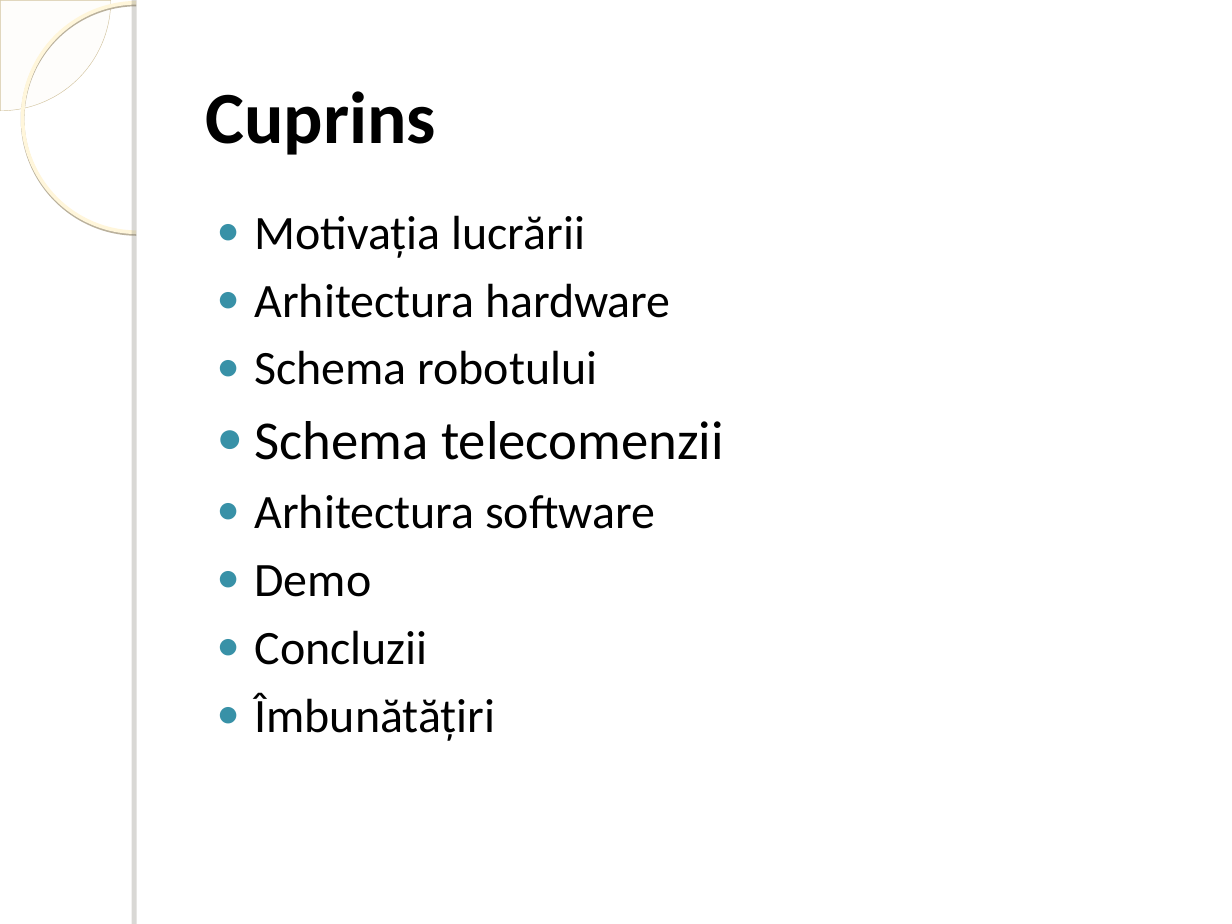
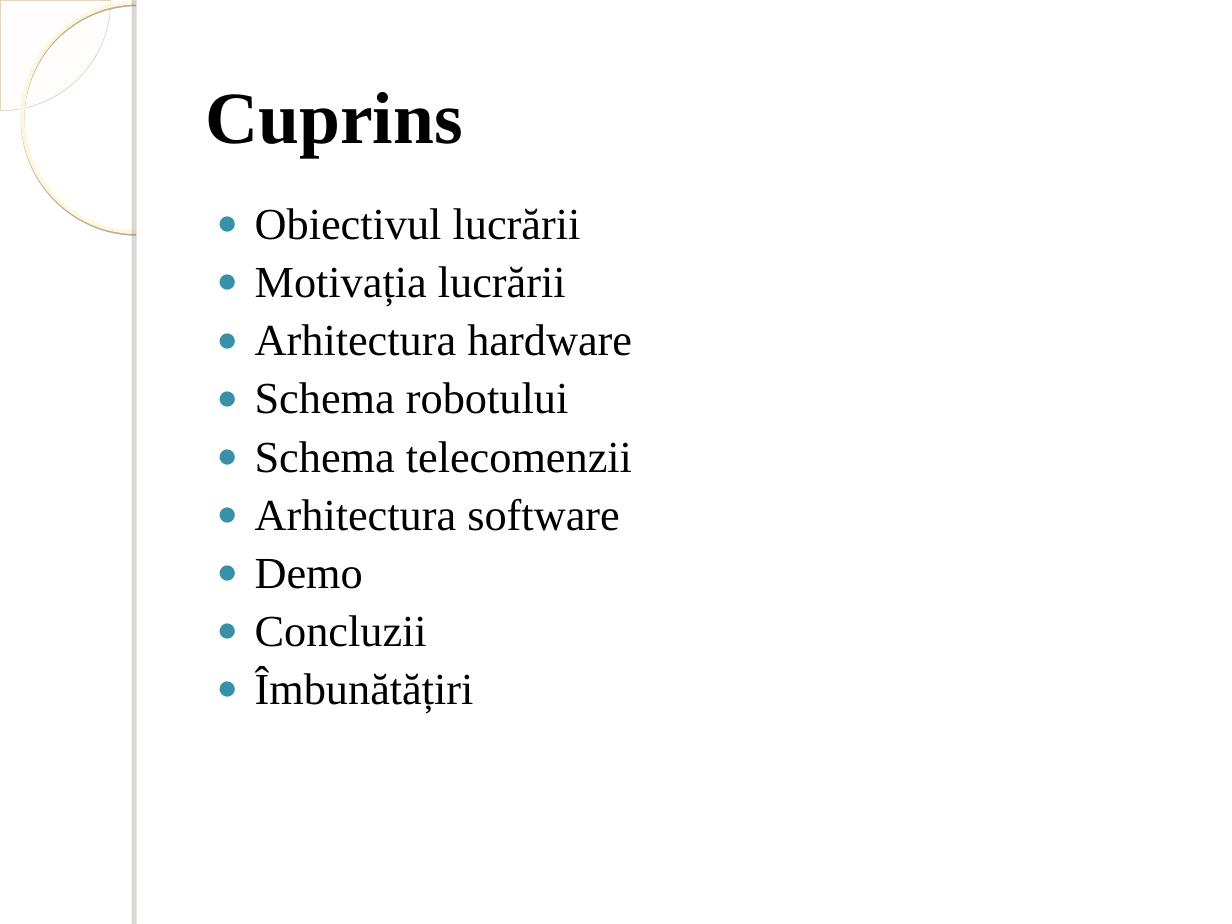
Before and after one commit to IoanaValentina/Licenta2019Musc-IoanaValentina, a slide deck: slide 2 of Line follower.ppt. Drawn at 1232x924 pixels with LibreOffice and Linux fonts; fonts in the diff are those of the drawing; background and template pictures are left out. Boxes give left, top, right and bottom in pixels: in the first picture for what was removed or moved away, otherwise in the second. Text is boxed around its words. In the diff, an @@ line names an element or a change of style, - is before the commit and + after.

```diff
--- a/Line follower.ppt
+++ b/Line follower.ppt
@@ title "Cuprins" at [205, 92, 462, 157]: font Calibri to Times New Roman @@
@@ text at [255, 208, 581, 240]: paragraph added @@
+● Obiectivul lucrării
@@ text at [255, 266, 632, 713]: size 28 to 25.9 pt in "Motivația lucrării", "Arhitectura hardware", "Schema robotului", "Arhitectura software" and 3 more places; font Calibri to Times New Roman in "Motivația lucrării", "Arhitectura hardware", "Schema robotului", "Schema telecomenzii" and 4 more places; size 32 to 25.9 pt in "Schema telecomenzii"; line spacing 1 to 0.9 @@
```
Also in this commit, not shown: 11 other slides changed.
